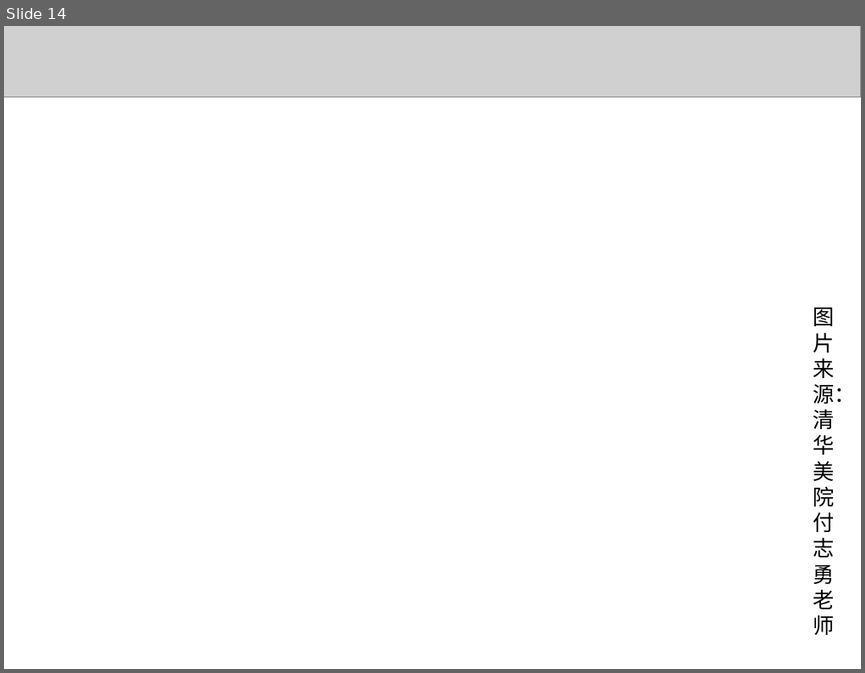
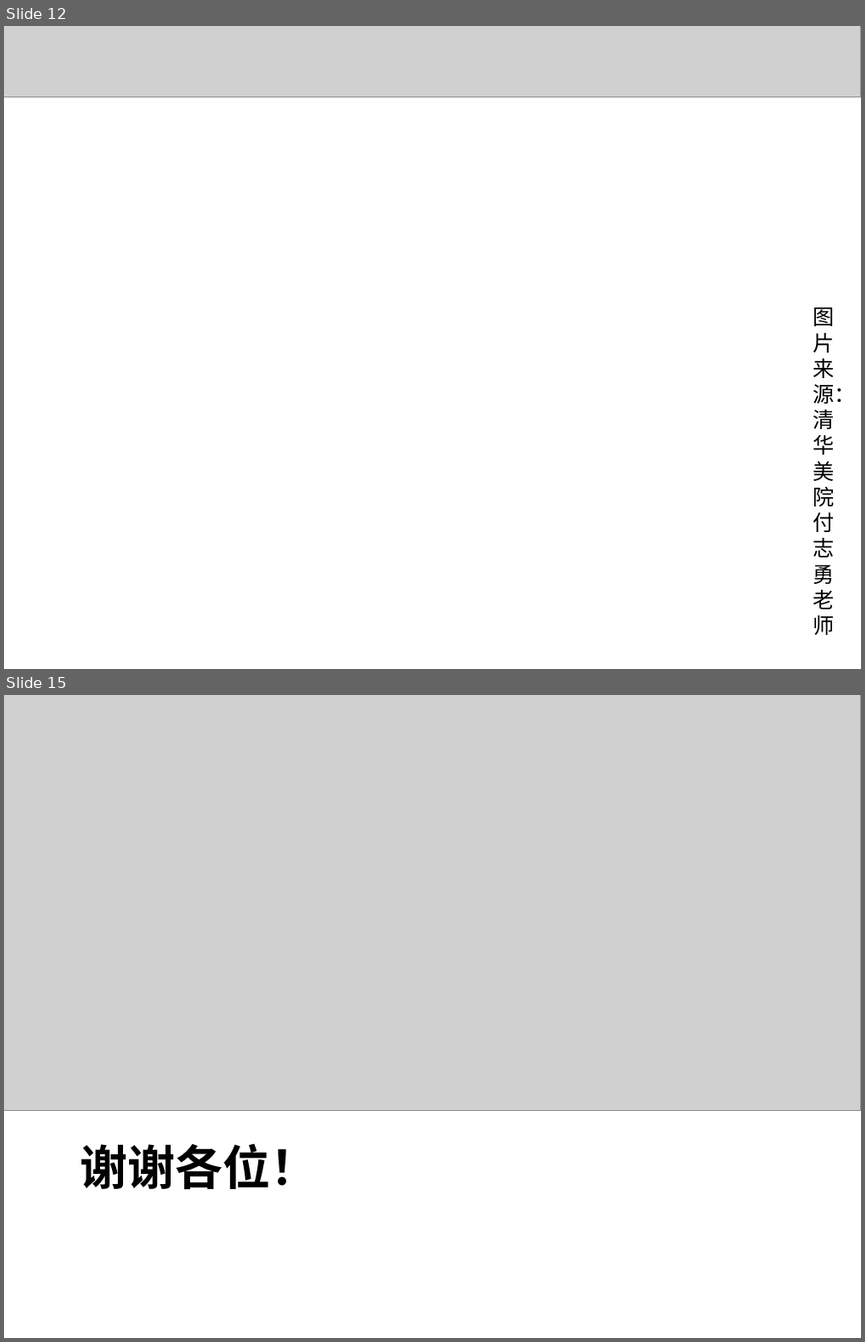
Before and after one commit to woodyme/2014JanXLP, a slide deck: 课程方案/XLP_WorkFLow_CHN.pptx. Shown one above the other, each under a label of ours: slide 14 before the commit, slides 12 and 15 after it; the slides between them are not shown. The pictures are 865x673 and 865x1342 pixels, drawn with LibreOffice and Linux fonts; fonts in the diff are those of the drawing; grey boxes stand for pictures; background and template pictures are left out. Boxes give left, top, right and bottom in pixels: in the first picture for what was removed or moved away, otherwise in the second. Text is boxed around its words. In the diff, an @@ line names an element or a change of style, - is before the commit and + after.

Commit message:
add photos

```diff
--- a/课程方案/XLP_WorkFLow_CHN.pptx
+++ b/课程方案/XLP_WorkFLow_CHN.pptx
@@ slide 15 added at box(4, 695, 861, 1338), background #FFFFFF @@
@@ picture added at box(4, 695, 861, 1111) @@
@@ title added at box(80, 1143, 318, 1189), 40 pt, text #000000, bold @@
+谢谢各位！
@@ what was slide 14 is now slide 12 @@
```
Also in this commit, not shown: 11 slides changed, 3 slides removed.
